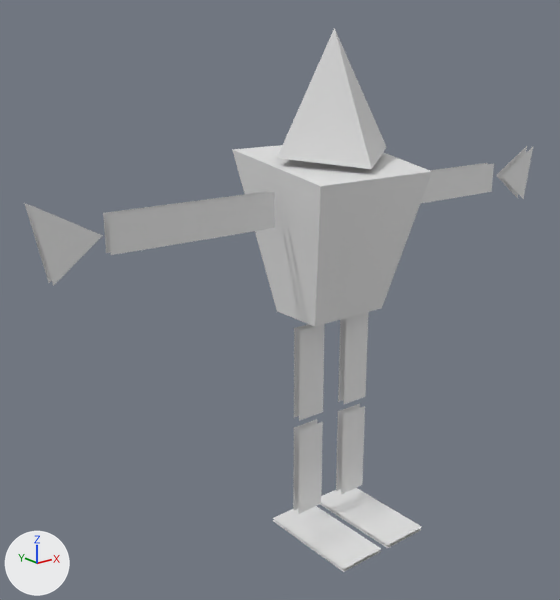
An edit to the FBX model TacoSpikyLightbulb/Assets/VecMeshes/arm_hero.fbx, drawn before and after from the same camera.
Before and after are seen from a camera (50 mm lens) standing at (-6.11, -6.63, 5.73) and looking at (-0.58, 0.29, 2.96). Arrows for +X, +Y and +Z are at lower left; the lights stay in place. Where no turn or scale is listed for an object, it has been applied to the vertices.

Objects in the first picture: 'Cube.004', 'Cube.006', 'Cube.007', 'Cube.008', 'Cube.009', 'Cube.010', 'arm', 'body', 'foot', 'hand', 'head', 'leg'.
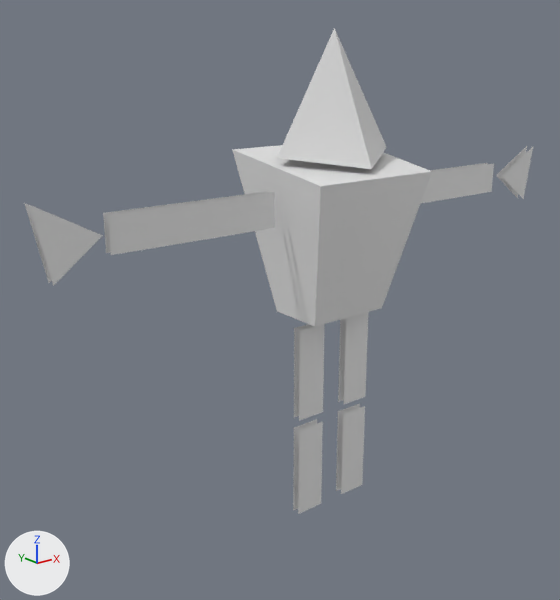
Where the newer file only moved an object's origin or applied its transform, the numbers keep the older frame.

Boxes (x1, y1, x2, y2) around the edits, measured in the pictures (560 x 600 px):
'Cube.010', deleted: before (273, 506, 381, 572)
'foot', deleted: before (320, 488, 422, 548)

The change, as a diff of the scene's bpy script:
```diff
--- a/TacoSpikyLightbulb/Assets/VecMeshes/arm_hero.fbx.py
+++ b/TacoSpikyLightbulb/Assets/VecMeshes/arm_hero.fbx.py
@@ ob_foot @@
-ob_foot = bpy.data.objects.new('foot', me_cube_024)
-ob_foot.location = (0.0, 0.0, 0.0)
@@ ob_cube_010 @@
-ob_cube_010 = bpy.data.objects.new('Cube.010', me_cube_029)
-ob_cube_010.location = (0.0, 0.0, 0.0)
```
